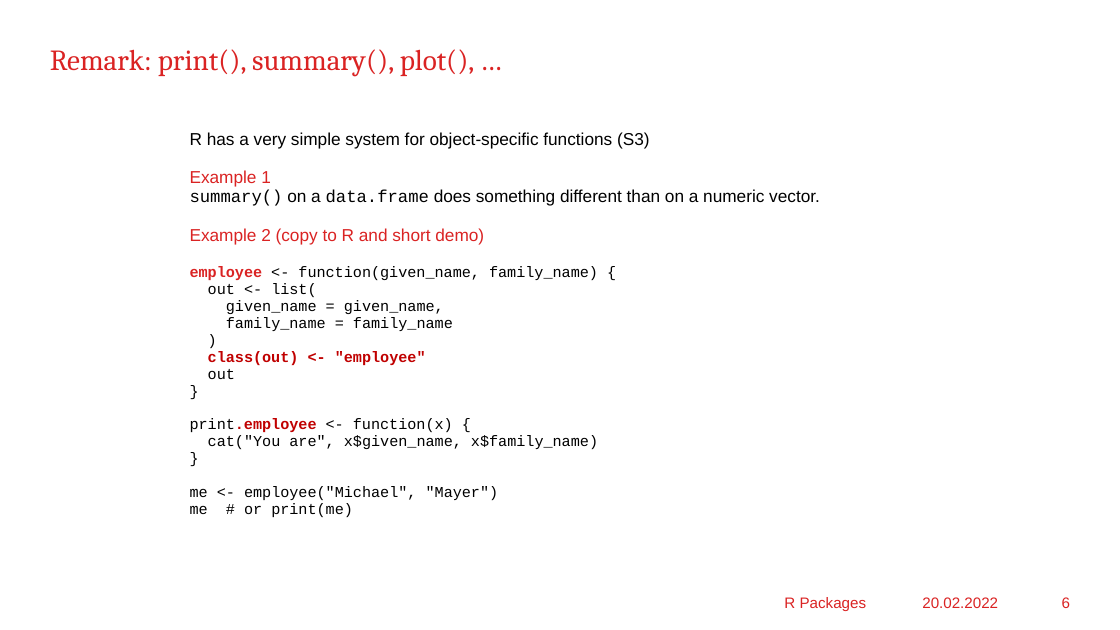
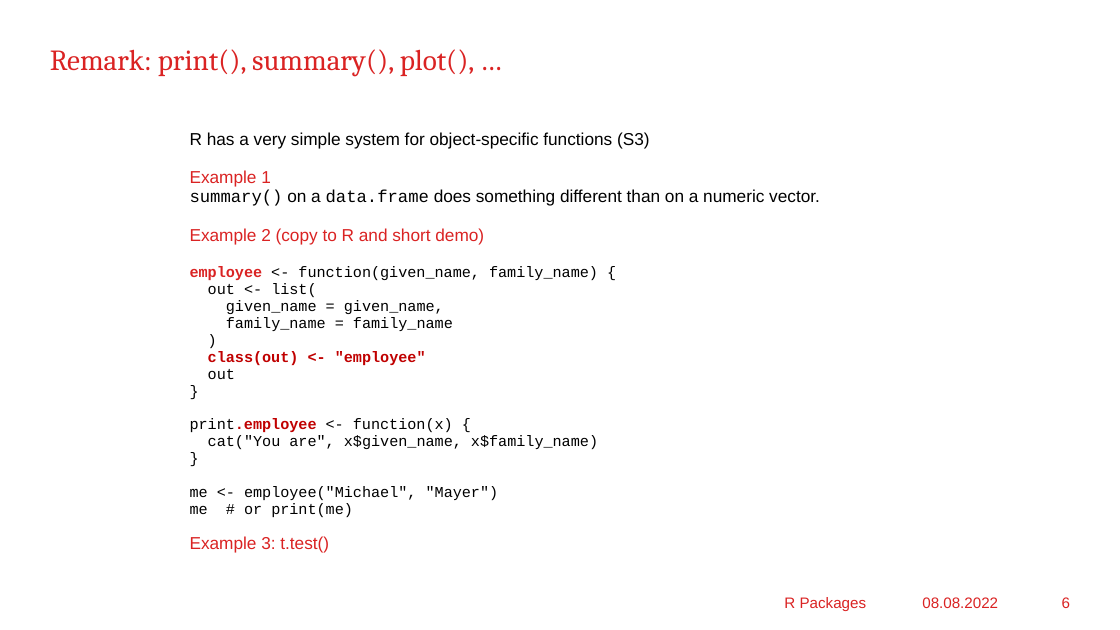
Before and after one commit to mayer79/apero, a slide deck: slide 6 of RPackage_en.pptx. Drawn at 1120x630 pixels with LibreOffice and Linux fonts; fonts in the diff are those of the drawing; background and template pictures are left out. Boxes give left, top, right and bottom in pixels: in the first picture for what was removed or moved away, otherwise in the second. Text is boxed around its words. In the diff, an @@ line names an element or a change of style, - is before the commit and + after.

```diff
--- a/RPackage_en.pptx
+++ b/RPackage_en.pptx
@@ text at (x1=190, y1=536, x2=329, y2=553): paragraph added @@
+Example 3: t.test()
@@ text at (x1=922, y1=597, x2=998, y2=608): text changed @@
-20.02.2022
+08.08.2022
```
Also in this commit, not shown: 6 other slides changed, 1 other file.
